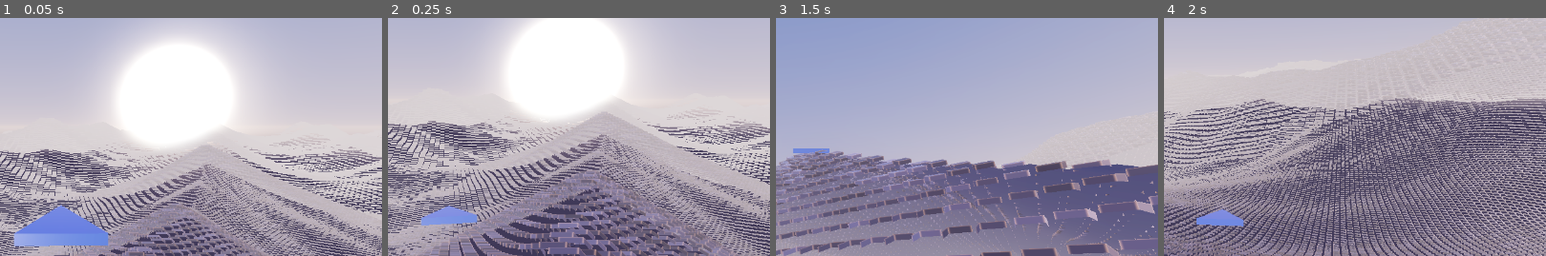
Above: before the commit, frames 1-4 (left to right).
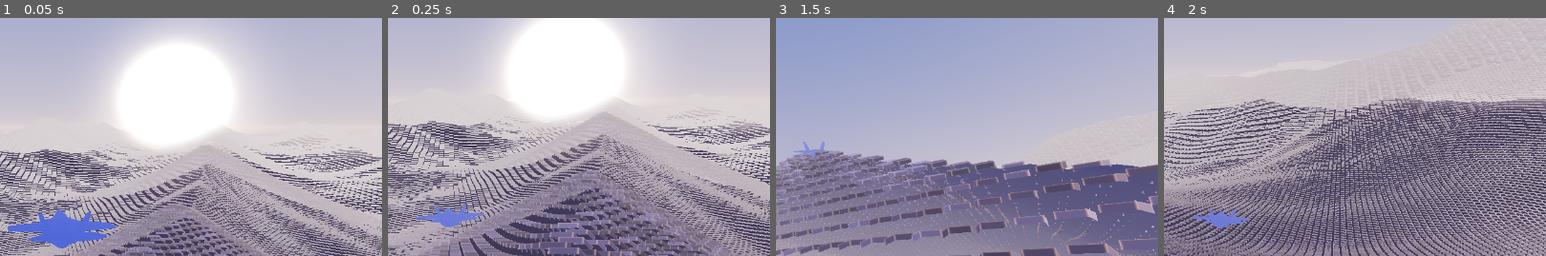
Above: after the commit, the same moments.

Repository: gallak87/tech9
Game: Godot game, scene res://scenes/Main.tscn
Two runs of this game, one before a commit and one after it. Both use one fixed random seed, a clock stepped at 60 frames per second and the inputs below.
Inputs (mouse positions are % of the whole screen's width and height, from its top left):
- Up to frame 1 (0.05 s): no input
- Up to frame 2 (0.25 s): no input
- Up to frame 3 (1.5 s): tap Enter at 0.5 s; move the mouse to (72, 45) at 0.52 s; hold D (steer_right) 0.53-1.25 s; hold Shift (boost) 0.53-1.25 s; click (72, 45) at 0.67 s; tap Space at 0.77 s; drag from (30, 55) to (45, 70) at 1.27 s
- Up to frame 4 (2 s): no input
The pictures show only the part of the screen within x 42-92%, y 21-71%; the shares and areas given below are measured in that part.

The runs differ from the first frame. In frame 1, 2.2% of the frame differs, in the area x 2-31%, y 78-97%; in frame 2, 0.6%; in frame 3, 0.2%; in frame 4, 0.3%.

Commit message:
dg: swap placeholder prism for void-fracture's jet mesh
Phase 2.5. assets/ship.glb is void-fracture's TripoSR-derived jet, copied from
its staging/ dir (which was never committed there).

Carries the same hand-tuned rotation basis void-fracture uses in its Main.tscn.
That basis is load-bearing, not decoration: TripoSR gives no guaranteed output
orientation, so it is the only thing making the nose point -Z. Uniformly scaled
x5 -- the raw mesh is 0.88 units at its longest and read as a speck at chase
distance where the prism it replaces was 4.6.

Glider._skin_hull() walks the instanced subtree and overrides the GLB's baked
TripoSR texture with a flat material, same approach as void-fracture's
_apply_neon_material -- the baked texture fights the dawn palette.

Did not copy the .import file; its UID and source path were stale. Regenerated
by a headless editor pass so the GLB gets its own UID in this project.

Diff:
--- a/games/duneglide/scenes/Main.tscn
+++ b/games/duneglide/scenes/Main.tscn
@@ -1,21 +1,11 @@
-[gd_scene load_steps=8 format=3 uid="uid://dg0main0scene"]
+[gd_scene load_steps=7 format=3 uid="uid://dg0main0scene"]
 
 [ext_resource type="Environment" path="res://assets/dawn_env.tres" id="1"]
 [ext_resource type="Script" path="res://scripts/TerrainField.gd" id="2"]
 [ext_resource type="Script" path="res://scripts/DebugParity.gd" id="4"]
 [ext_resource type="Script" path="res://scripts/Glider.gd" id="5"]
 [ext_resource type="Script" path="res://scripts/ChaseCamera.gd" id="6"]
-
-[sub_resource type="PrismMesh" id="Prism_1"]
-size = Vector3(3.2, 4.6, 0.42)
-
-[sub_resource type="StandardMaterial3D" id="Hull_1"]
-albedo_color = Color(0.18, 0.42, 0.92, 1)
-metallic = 0.1
-roughness = 0.35
-emission_enabled = true
-emission = Color(0.12, 0.34, 0.85, 1)
-emission_energy_multiplier = 0.6
+[ext_resource type="PackedScene" uid="uid://deyvaip0cvowv" path="res://assets/ship.glb" id="7"]
 
 [node name="Main" type="Node3D"]
 
@@ -37,10 +27,8 @@
 
 [node name="Attitude" type="Node3D" parent="Ship"]
 
-[node name="Hull" type="MeshInstance3D" parent="Ship/Attitude"]
-transform = Transform3D(1, 0, 0, 0, -4.37114e-08, 1, 0, -1, -4.37114e-08, 0, 0, 0)
-mesh = SubResource("Prism_1")
-surface_material_override/0 = SubResource("Hull_1")
+[node name="Hull" parent="Ship/Attitude" instance=ExtResource("7")]
+transform = Transform3D(-3.7130517, -3.138193, 1.1683309, 1.4303243, 0.091025455, 4.7901863, -3.027775, 3.89146, 0.83013035, 0, 0, 0)
 
 [node name="CameraRig" type="Node3D" parent="."]
 script = ExtResource("6")
--- a/games/duneglide/scripts/Glider.gd
+++ b/games/duneglide/scripts/Glider.gd
@@ -60,6 +60,13 @@
 ## which reads as the ship actively steering.
 @export var nose_lead := 0.16
 
+@export_group("Hull")
+## The ship mesh is a TripoSR-generated GLB carrying its own baked texture,
+## which fights the dawn palette. Override it flat, the way void-fracture does.
+@export var hull_albedo := Color(0.16, 0.40, 0.90)
+@export var hull_emission := Color(0.10, 0.30, 0.82)
+@export var hull_emission_energy := 0.5
+
 signal fired(direction: Vector3, tier: int, pos: Vector3)
 
 var speed := 78.0
@@ -87,6 +94,21 @@
 func _ready() -> void:
 	speed = cruise_speed
 	global_position.y = Height.height(global_position.x, global_position.z) + hover_height
+	_skin_hull(attitude)
+
+
+func _skin_hull(node: Node) -> void:
+	if node is MeshInstance3D:
+		var m := StandardMaterial3D.new()
+		m.albedo_color = hull_albedo
+		m.metallic = 0.15
+		m.roughness = 0.34
+		m.emission_enabled = true
+		m.emission = hull_emission
+		m.emission_energy_multiplier = hull_emission_energy
+		(node as MeshInstance3D).material_override = m
+	for c in node.get_children():
+		_skin_hull(c)
 
 
 ## Godot convention: -Z is forward.
Binary file added: games/duneglide/assets/ship.glb
Not shown, added: games/duneglide/assets/ship.glb.import
Not shown, changed: games/duneglide/ROADMAP.md
